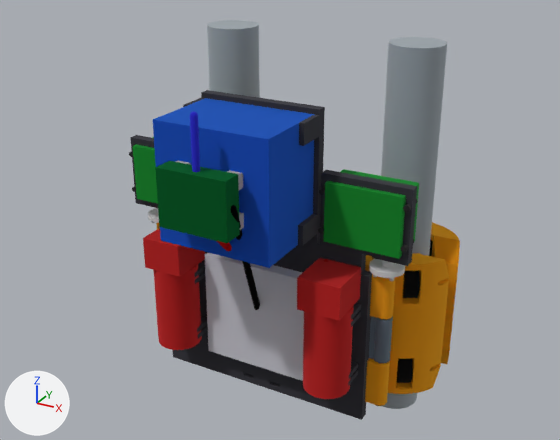
The glTF model renders/cart_v2/cart_base_v2.glb: old version first, new version second.
One viewpoint serves both versions: a 50 mm camera at (202.0, -416.0, 248.0) aimed at (-7.0, -35.0, 57.0). The lights are fixed; the arrows at lower left show +X, +Y and +Z. The first picture is the older version. Where no turn or scale is listed for an object, it has been applied to the vertices. Vertices at exactly the same position are counted once.

In view in the first picture: 'arm_base_footprint', 'base_plate', 'battery', 'board_foam_pads', 'cable_12V', 'cable_motor_leads', 'drive_motors', 'hand_on_pipe_C_sleeve', 'hand_on_pipe_C_wheels', 'hinge_pipe_B_horn_coupler', 'hinge_pipe_B_rotation_servo', 'hinge_pipe_B_servo_ear_screws', 'hinge_pipe_C_horn_coupler', 'hinge_pipe_C_rotation_servo', 'hinge_pipe_C_servo_ear_screws', 'hinge_pipe_C_sleeve_leaf_knuckles', 'track_pipe_B', 'track_pipe_C', 'waveshare_board' and 5 more.
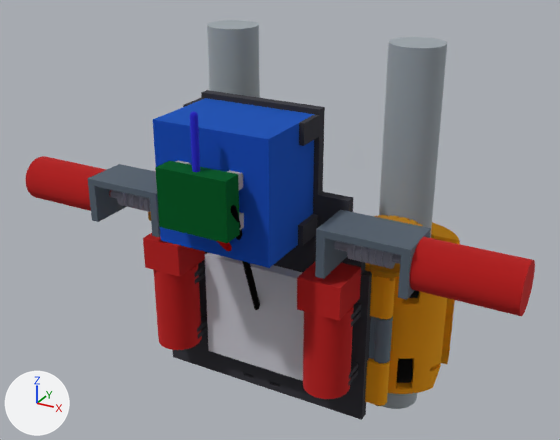
Diff of the bpy script that builds the scene:
```diff
--- a/renders/cart_v2/cart_base_v2.glb.py
+++ b/renders/cart_v2/cart_base_v2.glb.py
@@ mat_mat_9 @@
 mat_mat_9 = principled_material('mat_9')
-mat_mat_9.base_color = (0.787, 0.787, 0.787)  # white #e5e5e5
+mat_mat_9.base_color = (0.692, 0.38, 0.0331)  # orange #d9a633
 mat_mat_9.metallic = 1.0
@@ mat_mat_10 @@
 mat_mat_10 = principled_material('mat_10')
-mat_mat_10.base_color = (0.0331, 0.448, 0.0732)  # green #33b34c
+mat_mat_10.base_color = (0.448, 0.448, 0.523)  # light grey #b3b3bf
 mat_mat_10.metallic = 1.0
@@ mat_mat_11 @@
 mat_mat_11 = principled_material('mat_11')
-mat_mat_11.base_color = (0.604, 0.604, 0.604)  # light grey #cccccc
+mat_mat_11.base_color = (0.214, 0.263, 0.319)  # greyish blue #7f8c99
 mat_mat_11.metallic = 1.0
@@ mat_mat_13 @@
 mat_mat_13 = principled_material('mat_13')
-mat_mat_13.base_color = (0.604, 0.01, 0.01)  # red #cc1919
+mat_mat_13.base_color = (0.01, 0.214, 0.0509)  # green #197f40
 mat_mat_13.metallic = 1.0
@@ me_base_plate @@
-me_base_plate.from_pydata(...)  # 5688 vertices, 11488 faces; spans x -105.0..81.0, y -52.0..-46.0, z -56.0..135.0
+me_base_plate.from_pydata(...)  # 4648 vertices, 9384 faces; spans x -83.0..59.0, y -52.0..-46.0, z -56.0..135.0
+# me_base_plate part 1: 1030 vertices removed from x 26.0..81.0, y -52.0..-46.0, z 55.0..100.0; 510 vertices added at x 26.0..45.0, y -52.0..-46.0, z 56.0..86.0
+# me_base_plate part 2: 1030 vertices removed from x -105.0..-50.0, y -52.0..-46.0, z 55.0..100.0; 510 vertices added at x -69.0..-50.0, y -52.0..-46.0, z 56.0..86.0
 me_base_plate.materials.append(mat_mat_0)
@@ me_waveshare_board @@
 me_waveshare_board.from_pydata(...)  # 8 vertices, 12 faces; spans x -33.0..9.0, y -120.0..-108.0, z 80.5..113.5
-me_waveshare_board.materials.append(mat_mat_12)  # green #197f40
+me_waveshare_board.materials.append(mat_mat_13)  # green #197f40
@@ ob_hinge_pipe_c_horn_coupler @@
-ob_hinge_pipe_c_horn_coupler = bpy.data.objects.new('hinge_pipe_C_horn_coupler', me_hinge_pipe_c_horn_coupler)
@@ ob_hinge_pipe_c_rotation_servo @@
-ob_hinge_pipe_c_rotation_servo = bpy.data.objects.new('hinge_pipe_C_rotation_servo', me_hinge_pipe_c_rotation_servo)
@@ ob_hinge_pipe_c_servo_ear_screws @@
-ob_hinge_pipe_c_servo_ear_screws = bpy.data.objects.new('hinge_pipe_C_servo_ear_screws', me_hinge_pipe_c_servo_ear_screws)
@@ ob_hinge_pipe_b_horn_coupler @@
-ob_hinge_pipe_b_horn_coupler = bpy.data.objects.new('hinge_pipe_B_horn_coupler', me_hinge_pipe_b_horn_coupler)
@@ ob_hinge_pipe_b_rotation_servo @@
-ob_hinge_pipe_b_rotation_servo = bpy.data.objects.new('hinge_pipe_B_rotation_servo', me_hinge_pipe_b_rotation_servo)
@@ ob_hinge_pipe_b_servo_ear_screws @@
-ob_hinge_pipe_b_servo_ear_screws = bpy.data.objects.new('hinge_pipe_B_servo_ear_screws', me_hinge_pipe_b_servo_ear_screws)
@@ ob_hinge_pipe_b_worm_motor @@
+ob_hinge_pipe_b_worm_motor = bpy.data.objects.new('hinge_pipe_B_worm_motor', me_hinge_pipe_b_worm_motor)  # 504 vertices, 1004 faces; spans x -171.0..-110.0, y -81.0..-53.0, z 52.0..80.0; in mat_mat_2 (red #d94040)
+ob_hinge_pipe_b_worm_motor.location = (0.0, 0.0, 0.0)
@@ ob_hinge_pipe_b_worm_bracket @@
+ob_hinge_pipe_b_worm_bracket = bpy.data.objects.new('hinge_pipe_B_worm_bracket', me_hinge_pipe_b_worm_bracket)  # 520 vertices, 1044 faces; spans x -116.0..-64.0, y -82.0..-52.0, z 52.0..80.0; in mat_mat_11 (greyish blue #7f8c99)
+ob_hinge_pipe_b_worm_bracket.location = (0.0, 0.0, 0.0)
@@ ob_hinge_pipe_b_worm @@
+ob_hinge_pipe_b_worm = bpy.data.objects.new('hinge_pipe_B_worm', me_hinge_pipe_b_worm)  # 3276 vertices, 6548 faces; spans x -116.0..-64.0, y -73.0..-61.0, z 60.0..72.0; in mat_mat_10 (light grey #b3b3bf)
+ob_hinge_pipe_b_worm.location = (0.0, 0.0, 0.0)
@@ ob_hinge_pipe_b_worm_wheel_hub @@
+ob_hinge_pipe_b_worm_wheel_hub = bpy.data.objects.new('hinge_pipe_B_worm_wheel_hub', me_hinge_pipe_b_worm_wheel_hub)  # 1906 vertices, 3816 faces; spans x -110.0..-70.0, y -63.0..-23.0, z 42.0..70.0; in mat_mat_9 (orange #d9a633)
+ob_hinge_pipe_b_worm_wheel_hub.location = (0.0, 0.0, 0.0)
@@ ob_hinge_pipe_c_worm_motor @@
+ob_hinge_pipe_c_worm_motor = bpy.data.objects.new('hinge_pipe_C_worm_motor', me_hinge_pipe_c_worm_motor)  # 504 vertices, 1004 faces; spans x 86.0..147.0, y -81.0..-53.0, z 52.0..80.0; in mat_mat_2 (red #d94040)
+ob_hinge_pipe_c_worm_motor.location = (0.0, 0.0, 0.0)
@@ ob_hinge_pipe_c_worm_bracket @@
+ob_hinge_pipe_c_worm_bracket = bpy.data.objects.new('hinge_pipe_C_worm_bracket', me_hinge_pipe_c_worm_bracket)  # 520 vertices, 1044 faces; spans x 40.0..92.0, y -82.0..-52.0, z 52.0..80.0; in mat_mat_11 (greyish blue #7f8c99)
+ob_hinge_pipe_c_worm_bracket.location = (0.0, 0.0, 0.0)
@@ ob_hinge_pipe_c_worm @@
+ob_hinge_pipe_c_worm = bpy.data.objects.new('hinge_pipe_C_worm', me_hinge_pipe_c_worm)  # 3276 vertices, 6548 faces; spans x 40.0..92.0, y -73.0..-61.0, z 60.0..72.0; in mat_mat_10 (light grey #b3b3bf)
+ob_hinge_pipe_c_worm.location = (0.0, 0.0, 0.0)
@@ ob_hinge_pipe_c_worm_wheel_hub @@
+ob_hinge_pipe_c_worm_wheel_hub = bpy.data.objects.new('hinge_pipe_C_worm_wheel_hub', me_hinge_pipe_c_worm_wheel_hub)  # 1906 vertices, 3816 faces; spans x 46.0..86.0, y -63.0..-23.0, z 42.0..70.0; in mat_mat_9 (orange #d9a633)
+ob_hinge_pipe_c_worm_wheel_hub.location = (0.0, 0.0, 0.0)
```

What differs and where, as boxes [x1, y1, x2, y2] in the pictures (560 x 440 px):
'base_plate', reshaped (30% narrower): before [130, 90, 417, 420]; after [172, 90, 372, 420]
'hinge_pipe_C_worm_motor', added (red): after [410, 237, 535, 316]
'hinge_pipe_C_rotation_servo', deleted (green): before [324, 169, 419, 259]
'hinge_pipe_C_worm_bracket', added: after [315, 210, 431, 300]
'hinge_pipe_B_worm_motor', added (red): after [26, 156, 112, 211]
'hinge_pipe_B_worm_bracket', added: after [87, 164, 160, 237]
'hinge_pipe_B_rotation_servo', deleted (green): before [133, 137, 158, 204]
'hinge_pipe_C_worm', added: after [334, 241, 401, 269]
'hinge_pipe_C_horn_coupler', deleted: before [369, 259, 405, 281]
'hinge_pipe_C_worm_wheel_hub', added: after [369, 215, 424, 281]
'hinge_pipe_B_worm', added: after [110, 190, 151, 212]
'hinge_pipe_C_servo_ear_screws', deleted: before [318, 187, 417, 252]
'hinge_pipe_B_horn_coupler', deleted (mostly hidden): before [148, 208, 159, 223]
'hinge_pipe_B_servo_ear_screws', deleted (mostly hidden): before [129, 151, 136, 192]
part 1 of me_base_plate, reshaped: before [291, 107, 417, 273]; after [313, 107, 360, 265]
part 2 of me_base_plate, reshaped (mostly hidden): before [130, 93, 204, 208]
